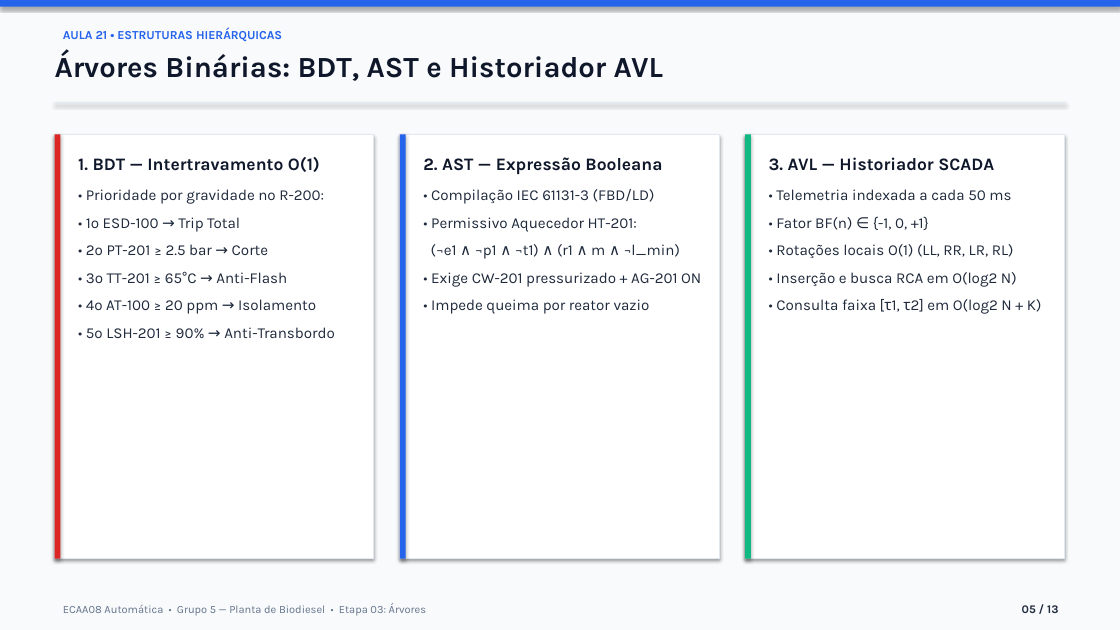
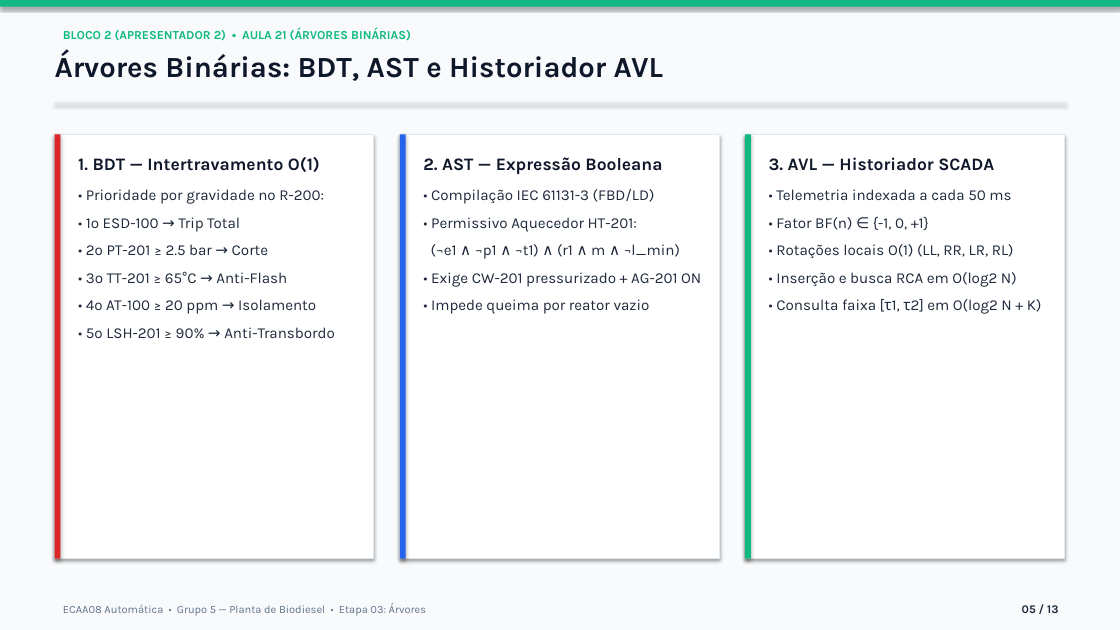
Before and after one commit to igorfantucci/Aula-Automatica---GRUPO-5, a slide deck: slide 5 of etapa-03-arvores/apresentacao_etapa_03.pptx. Drawn at 1120x630 pixels with LibreOffice and Linux fonts; fonts in the diff are those of the drawing. Boxes give left, top, right and bottom in pixels: in the first picture for what was removed or moved away, otherwise in the second. Text is boxed around its words. In the diff, an @@ line names an element or a change of style, - is before the commit and + after.

```diff
--- a/etapa-03-arvores/apresentacao_etapa_03.pptx
+++ b/etapa-03-arvores/apresentacao_etapa_03.pptx
@@ rectangle at [0, 0, 1120, 7]: fill #2563EB to #10B981 @@
@@ text at [63, 28, 411, 41]: text changed; text colour #2563EB to #10B981 @@
-AULA 21 • ESTRUTURAS HIERÁRQUICAS
+BLOCO 2 (APRESENTADOR 2) • AULA 21 (ÁRVORES BINÁRIAS)
```
Also in this commit, not shown: 11 other slides changed, 1 slide added, 1 slide removed, 4 other files.
